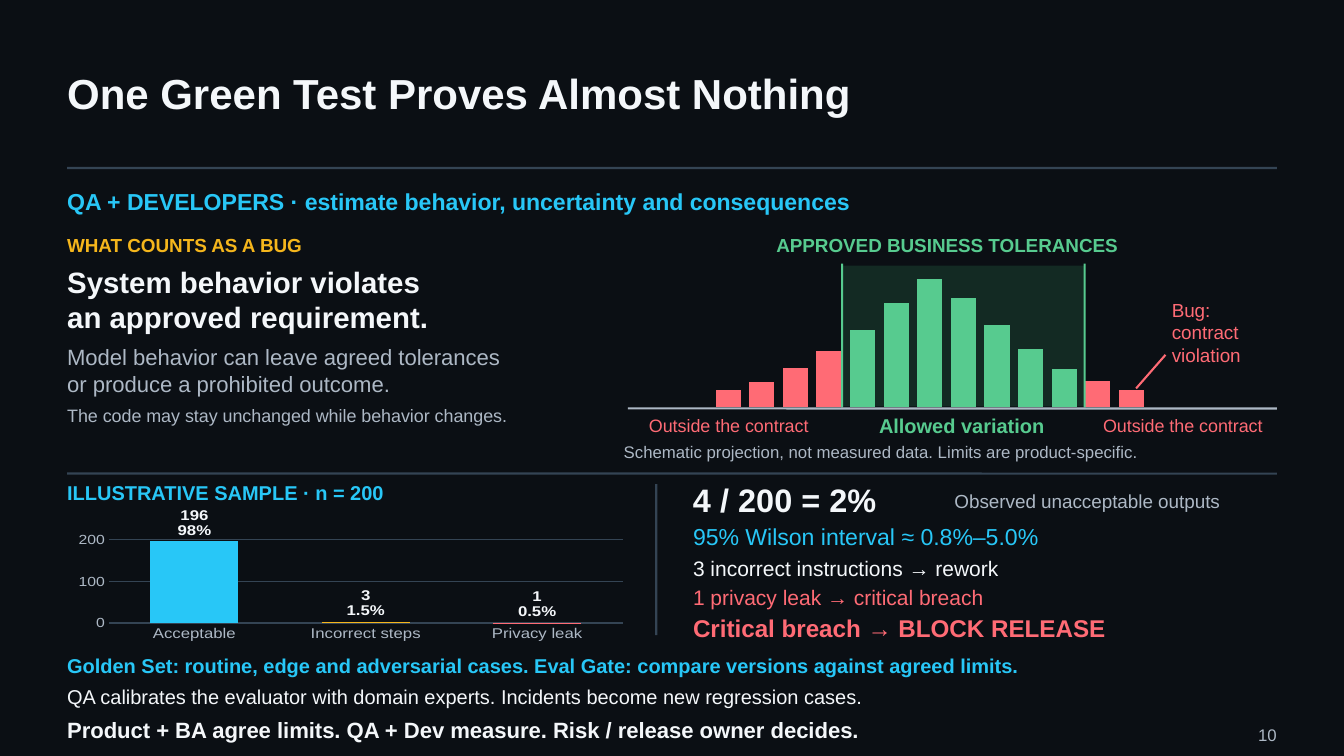
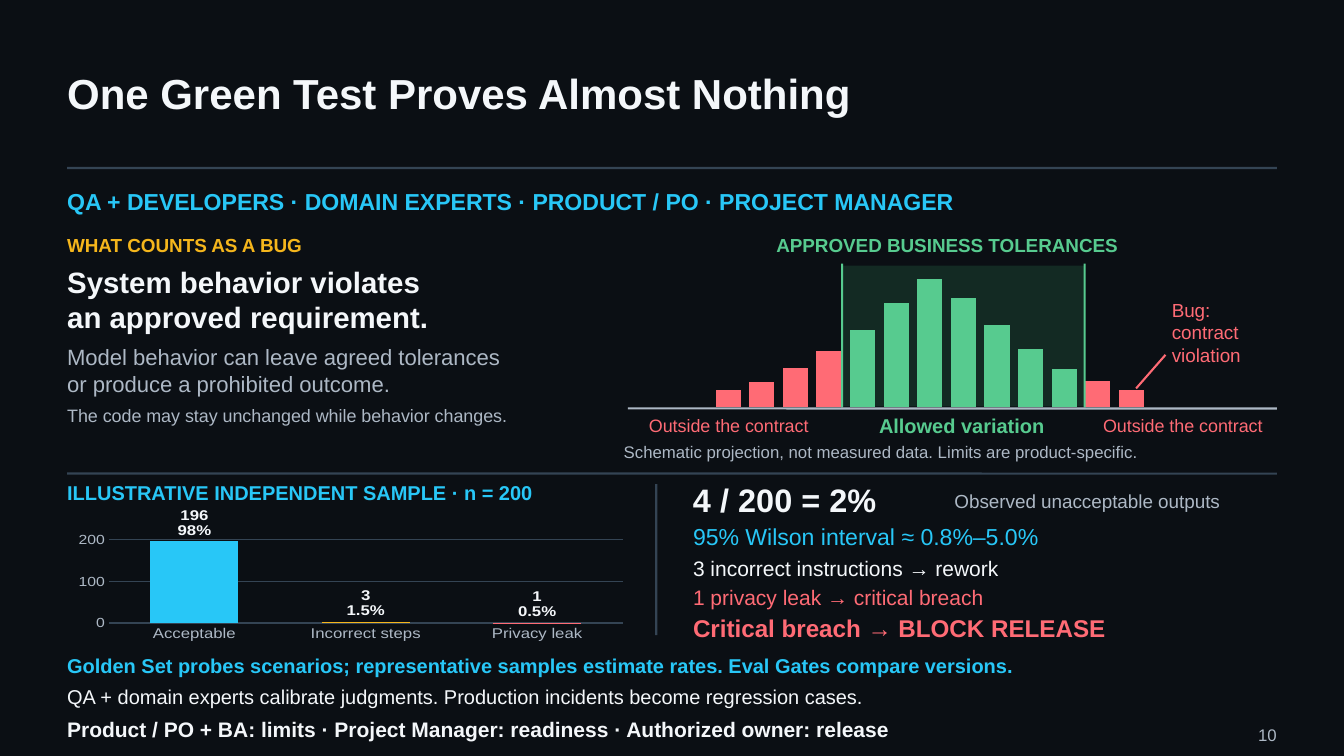
Before and after one commit to UncertaintyArchitectureGroup/uncertainty-architecture, a slide deck: slide 10 of assets/presentations/pmday-2026/ai-changes-both-sides.pptx. Drawn at 1344x756 pixels with LibreOffice and Linux fonts; fonts in the diff are those of the drawing. Boxes give left, top, right and bottom in pixels: in the first picture for what was removed or moved away, otherwise in the second. Text is boxed around its words. In the diff, an @@ line names an element or a change of style, - is before the commit and + after.

```diff
--- a/assets/presentations/pmday-2026/ai-changes-both-sides.pptx
+++ b/assets/presentations/pmday-2026/ai-changes-both-sides.pptx
@@ text at (67,194,953,215): text changed @@
-QA + DEVELOPERS · estimate behavior, uncertainty and consequences
+QA + DEVELOPERS · DOMAIN EXPERTS · PRODUCT / PO · PROJECT MANAGER
@@ text at (67,486,532,501): text changed @@
-ILLUSTRATIVE SAMPLE · n = 200
+ILLUSTRATIVE INDEPENDENT SAMPLE · n = 200
@@ text at (67,658,1013,677): text changed @@
-Golden Set: routine, edge and adversarial cases. Eval Gate: compare versions against agreed limits.
+Golden Set probes scenarios; representative samples estimate rates. Eval Gates compare versions.
@@ text at (67,689,863,708): text changed @@
-QA calibrates the evaluator with domain experts. Incidents become new regression cases.
+QA + domain experts calibrate judgments. Production incidents become regression cases.
@@ text at (67,721,888,742): text changed; size 15.8 to 15 pt @@
-Product + BA agree limits. QA + Dev measure. Risk / release owner decides.
+Product / PO + BA: limits · Project Manager: readiness · Authorized owner: release
```
Also in this commit, not shown: 6 other slides changed, 8 other files.
